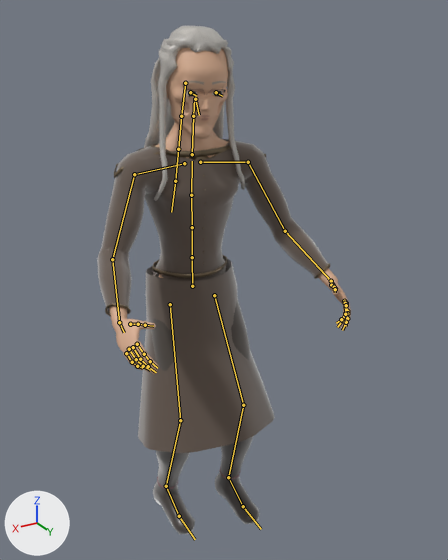
The glTF model creatures/models/people/mortal_elder.gltf as it was, and as the next commit left it.
Rendered twice from a camera (50 mm lens) standing at (0.873, 1.631, 1.716) and looking at (-0.046, 0.099, 0.951). Every picture has the same lights, and +X, +Y and +Z are marked at lower left. The picture after the commit comes second. Both versions are drawn at frame 20 of the action 'flinch'; the numbers are the values there. The bones that change, and the others that lie on the model, are drawn over the model as lines.

Objects in the first picture: 'mortal_elder'.
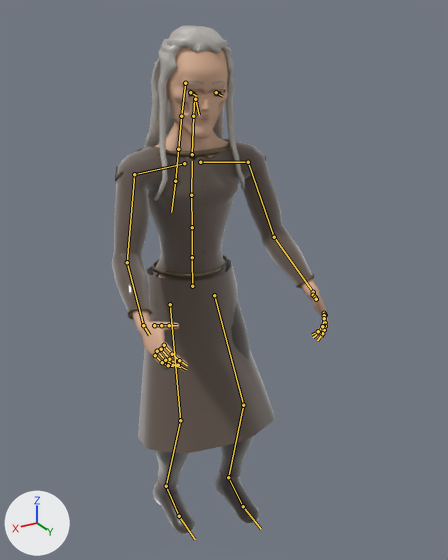
What differs and where, as boxes [x1, y1, x2, y2] in the pictures (448 x 560 px):
'mortal_elder', posed (15% narrower)
    before: [97, 26, 351, 534]
    after: [112, 26, 329, 534]
bone 'LeftUpperArm', root to tip
    before: (248, 162) to (285, 231)
    after: (248, 162) to (274, 237)
bone 'RightUpperArm', root to tip
    before: (134, 174) to (112, 259)
    after: (134, 174) to (127, 262)

Patch to the scene script:
```diff
--- a/creatures/models/people/mortal_elder.gltf.py
+++ b/creatures/models/people/mortal_elder.gltf.py
@@ bone_leftupperarm @@
 bone_leftupperarm = bpy.data.objects['Armature'].pose.bones['LeftUpperArm']  # child of 'LeftShoulder'
-bone_leftupperarm.rotation_quaternion = (0.847, -0.507, -0.114, -0.115)  # degrees (-61, -18, -5)
+bone_leftupperarm.rotation_quaternion = (0.799, -0.579, -0.113, -0.119)  # degrees (-71, -19, -4)
@@ bone_rightupperarm @@
 bone_rightupperarm = bpy.data.objects['Armature'].pose.bones['RightUpperArm']  # child of 'RightShoulder'
-bone_rightupperarm.rotation_quaternion = (0.845, -0.505, 0.128, 0.125)  # degrees (-61, 20, 5)
+bone_rightupperarm.rotation_quaternion = (0.796, -0.577, 0.126, 0.13)  # degrees (-71, 20, 4)
```
